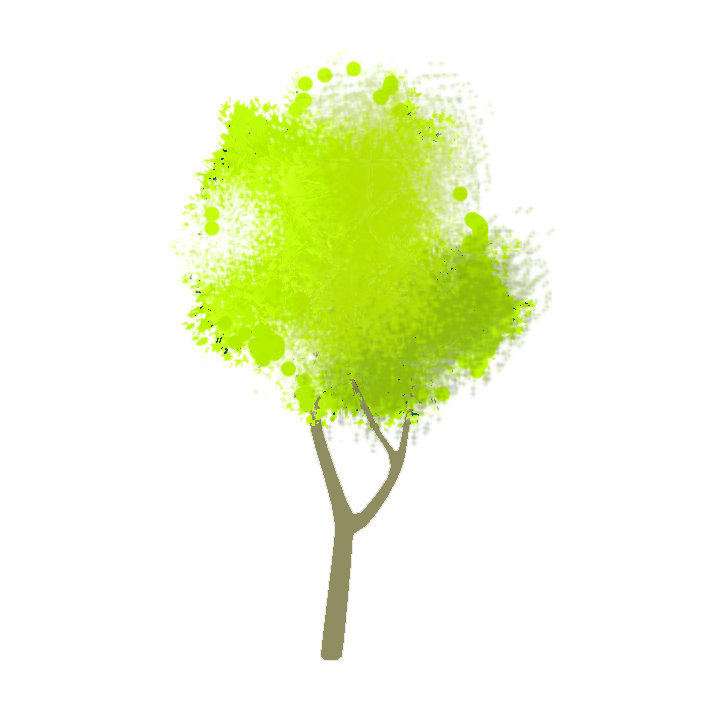
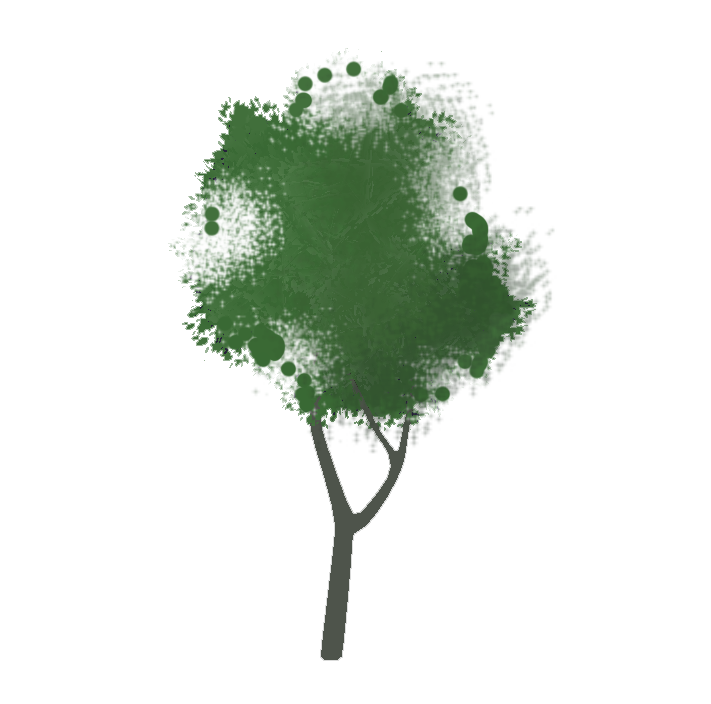
Layered file, before and after one edit (711x704). Changes by layer:
pixels changed over [168, 48, 555, 661] (layer not identified)
